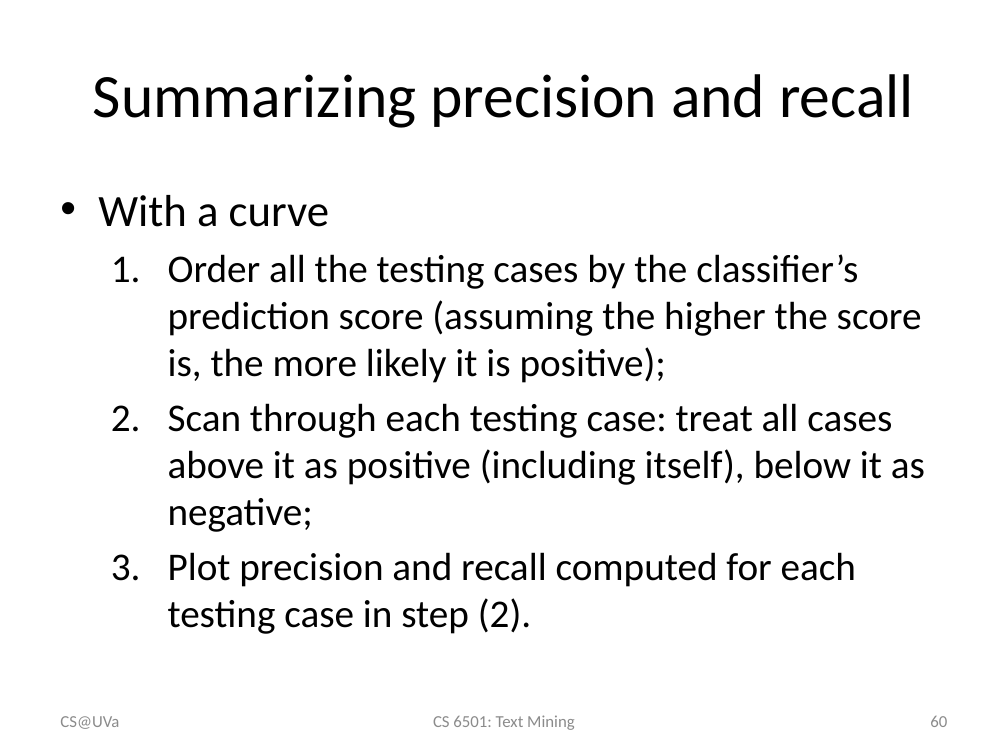
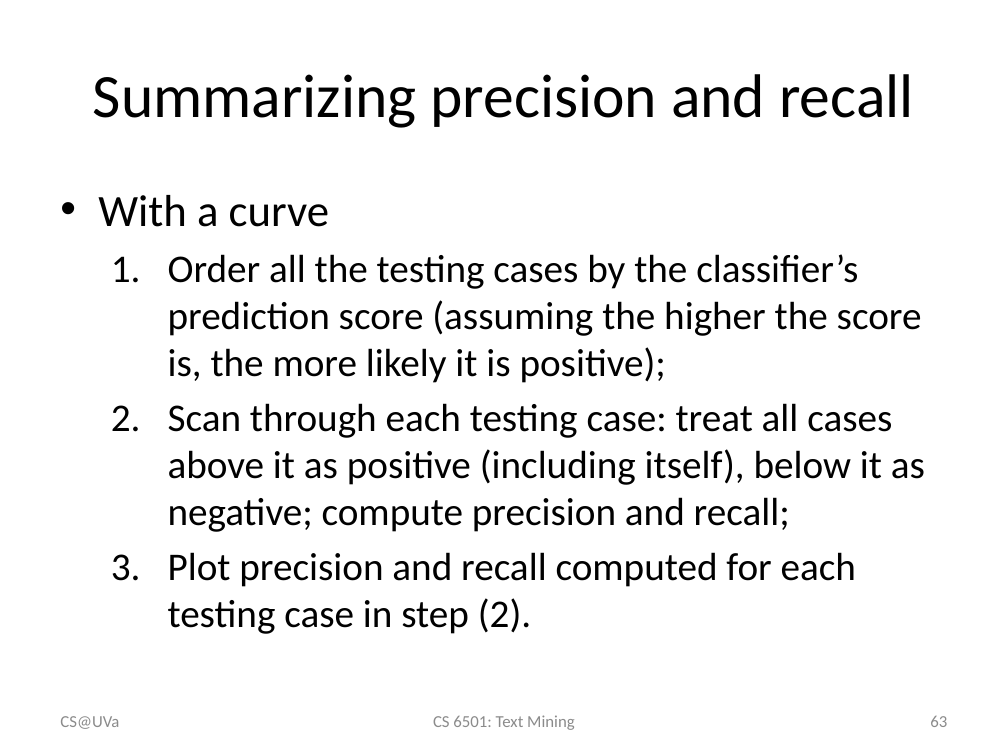
Before and after one commit to wang296/CS6501-Text-Mining, a slide deck: slide 63 of docs/TextCategorization.pptx (slide 60 before the commit). Drawn at 1008x756 pixels with LibreOffice and Linux fonts; fonts in the diff are those of the drawing. Boxes give left, top, right and bottom in pixels: in the first picture for what was removed or moved away, otherwise in the second. Text is boxed around its words. In the diff, an @@ line names an element or a change of style, - is before the commit and + after.

```diff
--- a/docs/TextCategorization.pptx
+++ b/docs/TextCategorization.pptx
@@ text at bbox=[168, 403, 925, 532]: text changed @@
-  2. Scan through each testing case: treat all cases above it as positive (including itself), below it as negative;
+  2. Scan through each testing case: treat all cases above it as positive (including itself), below it as negative; compute precision and recall;
@@ page number at bbox=[930, 716, 947, 727]: text changed @@
-60
+63
```
Also in this commit, not shown: 4 other slides changed, 3 slides added, 6 other files.
